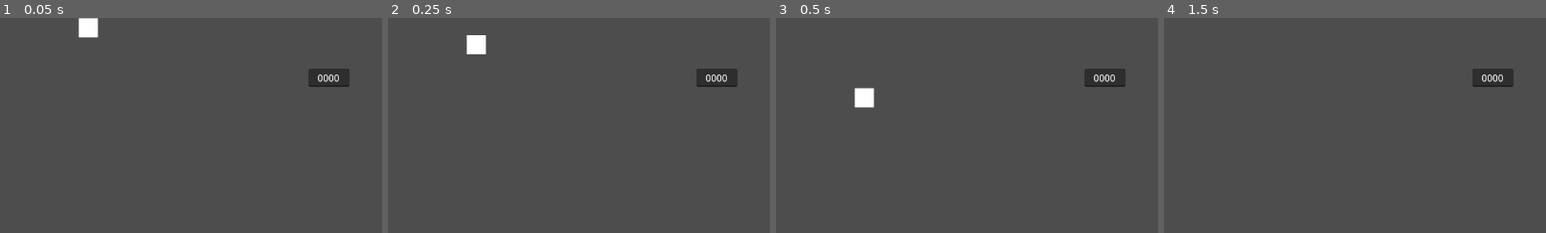
Above: before the commit, frames 1-4 (left to right).
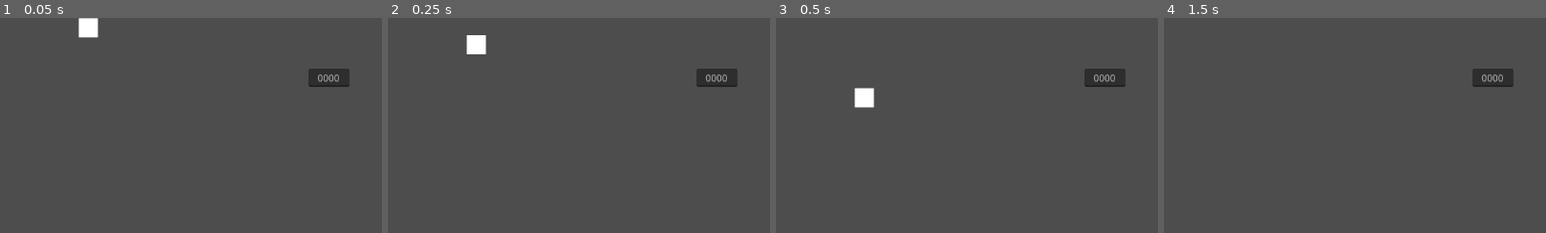
Above: after the commit, the same moments.

Repository: YhagoTomasini/LivreJam025
Game: Godot game, scene res://Scenes/main.tscn
Same seed, same stepped clock (60 frames per second), same inputs: the game is played once before the commit and once after it. Before the commit the project has no main scene; this scene is started directly in both runs.
Inputs:
- Up to frame 1 (0.05 s): no input
- Up to frame 2 (0.25 s): no input
- Up to frame 3 (0.5 s): no input
- Up to frame 4 (1.5 s): tap Enter (ui_accept) at 0.5, 0.77 s; hold Right (ui_right) from 0.53 s (still down)
The pictures show only the part of the screen within x 0-50%, y 10-60%; the shares and areas given below are measured in that part.

The runs differ from the first frame. In frame 1, 0.1% of the frame differs, in the area x 83-89%, y 26-30%; in frame 2, 0.1%; in frame 3, 0.1%; in frame 4, 0.1%.

Commit message:
update organização

Diff:
--- a/Scenes/main.tscn
+++ b/Scenes/main.tscn
@@ -1,7 +1,7 @@
 [gd_scene load_steps=5 format=3 uid="uid://dv64vryml8b5m"]
 
 [ext_resource type="Script" uid="uid://hnnedxkee0th" path="res://Scripts/main.gd" id="1_bo1nx"]
-[ext_resource type="PackedScene" uid="uid://b0xvsyyppr2be" path="res://Scenes/golem.tscn" id="1_jjgbg"]
+[ext_resource type="PackedScene" uid="uid://b0xvsyyppr2be" path="res://Prefabs/golem.tscn" id="1_jjgbg"]
 
 [sub_resource type="CanvasTexture" id="CanvasTexture_bo1nx"]
 
@@ -48,7 +48,7 @@
 offset_top = 155.0
 offset_right = 585.563
 offset_bottom = 186.0
-text = "0000"
+placeholder_text = "0000"
 alignment = 1
 max_length = 4
 emoji_menu_enabled = false
--- a/project.godot
+++ b/project.godot
@@ -11,6 +11,7 @@
 [application]
 
 config/name="LivreJam025"
+run/main_scene="uid://dv64vryml8b5m"
 config/features=PackedStringArray("4.4", "GL Compatibility")
 config/icon="res://Images/icon.svg"
 
Renamed: Scenes/fall_plataform.tscn -> Prefabs/fall_plataform.tscn
Renamed: Scenes/Golem.tscn -> Prefabs/golem.tscn
Renamed: Scenes/moving_plataform.tscn -> Prefabs/moving_plataform.tscn
